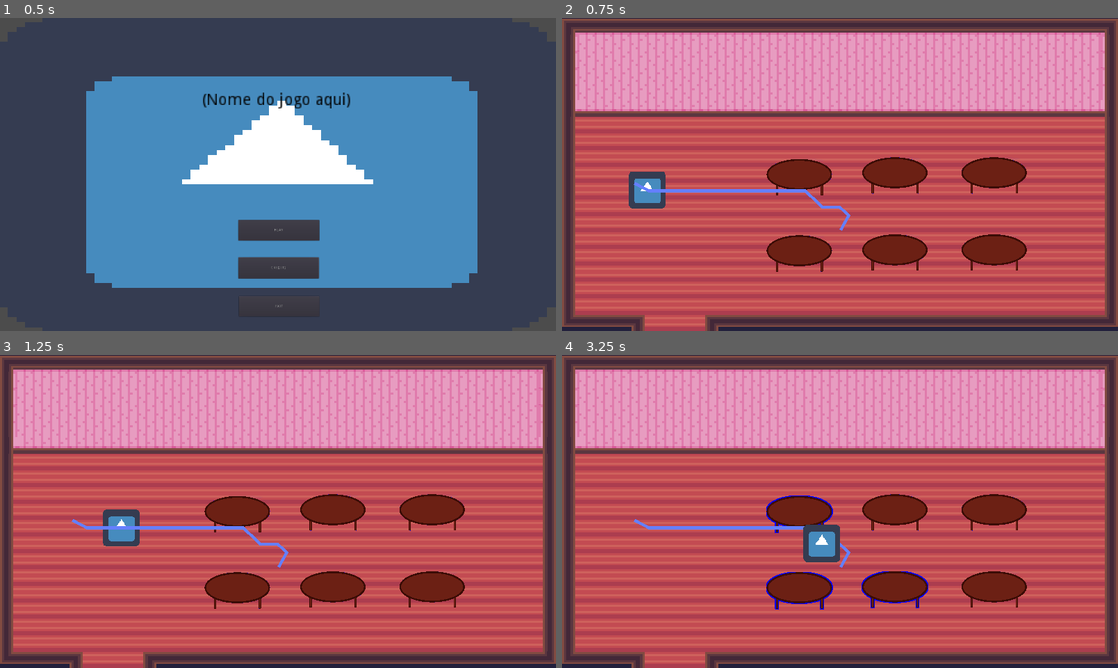
Above: before the commit, frames 1-4 (two rows, left to right).
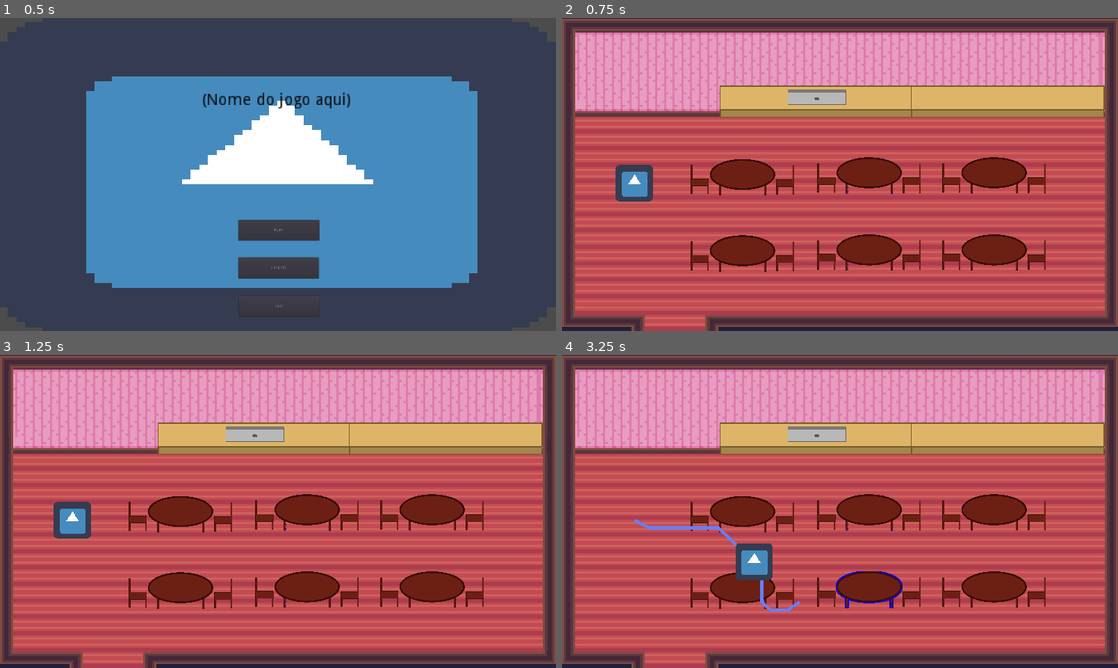
Above: after the commit, the same moments.

Repository: GamuxUnicamp/HLG-Jam-2
Game: Godot game, scene res://scenes/Main_Menu.tscn
The game is run twice, just before and just after one commit, with the same random seed, the same clock (stepped at 60 frames per second) and the same inputs. The engine's default icon, where the game draws it, is replaced by a stand-in: a white triangle on a blue panel in a dark square.
Inputs (mouse positions are in pixels of both pictures, inside the frame that each line leads up to):
- Up to frame 1 (0.5 s): no input
- Up to frame 2 (0.75 s): click "PLAY" at 0.5 s
- Up to frame 3 (1.25 s): no input
- Up to frame 4 (3.25 s): move the mouse to (801, 589) at 1.27 s; click (801, 589) at 1.35 s; move the mouse to (801, 514) at 2.02 s; click (801, 514) at 2.1 s; move the mouse to (895, 589) at 2.77 s; click (895, 589) at 2.85 s

Frame 1 is identical in both runs. In frame 2, 15% of the frame differs, in the area x 9-98%, y 21-82%; in frame 3, 15%; in frame 4, 15%, in the area x 23-98%, y 21-82%.

Commit message:
Customer behavior finished

Diff:
--- /dev/null
+++ b/scenes/Countertop.tscn
@@ -0,0 +1,16 @@
+[gd_scene load_steps=3 format=2]
+
+[ext_resource path="res://resource/balcao-simples.png" type="Texture" id=1]
+
+[sub_resource type="RectangleShape2D" id=1]
+extents = Vector2( 550, 90 )
+
+[node name="Countertop" type="Area2D"]
+scale = Vector2( 0.6, 0.6 )
+
+[node name="Collision" type="CollisionShape2D" parent="."]
+shape = SubResource( 1 )
+
+[node name="Sprite" type="Sprite" parent="."]
+scale = Vector2( 0.25, 0.25 )
+texture = ExtResource( 1 )
--- a/scenes/Restaurant.tscn
+++ b/scenes/Restaurant.tscn
@@ -1,17 +1,20 @@
-[gd_scene load_steps=8 format=2]
+[gd_scene load_steps=10 format=2]
 
 [ext_resource path="res://scripts/Restaurant.gd" type="Script" id=1]
 [ext_resource path="res://Tileset.tres" type="TileSet" id=2]
 [ext_resource path="res://scenes/Player.tscn" type="PackedScene" id=3]
-[ext_resource path="res://scripts/Tables.gd" type="Script" id=4]
-[ext_resource path="res://scenes/Table.tscn" type="PackedScene" id=5]
-[ext_resource path="res://scripts/Customers.gd" type="Script" id=6]
-[ext_resource path="res://resource/copycat(by syncopika).ogg" type="AudioStream" id=7]
+[ext_resource path="res://scenes/Sink.tscn" type="PackedScene" id=4]
+[ext_resource path="res://scenes/Countertop.tscn" type="PackedScene" id=5]
+[ext_resource path="res://scripts/Tables.gd" type="Script" id=6]
+[ext_resource path="res://scenes/Table.tscn" type="PackedScene" id=7]
+[ext_resource path="res://scripts/Customers.gd" type="Script" id=8]
+[ext_resource path="res://resource/copycat(by syncopika).ogg" type="AudioStream" id=9]
 
 [node name="Restaurant" type="Node2D"]
 script = ExtResource( 1 )
 
 [node name="Navigation" type="Navigation2D" parent="."]
+editor/display_folded = true
 
 [node name="TileMap" type="TileMap" parent="Navigation"]
 scale = Vector2( 1.875, 1.775 )
@@ -23,41 +26,41 @@
 [node name="Player" parent="." instance=ExtResource( 3 )]
 position = Vector2( 250, 570 )
 
+[node name="Sink" parent="." instance=ExtResource( 4 )]
+position = Vector2( 880, 290 )
+
+[node name="Countertop" parent="." instance=ExtResource( 5 )]
+position = Vector2( 1540, 290 )
+
 [node name="Tables" type="Node2D" parent="."]
-script = ExtResource( 4 )
+script = ExtResource( 6 )
 
-[node name="Table_1" parent="Tables" instance=ExtResource( 5 )]
-position = Vector2( 820, 813.096 )
-scale = Vector2( 0.6, 0.6 )
+[node name="Table_1" parent="Tables" instance=ExtResource( 7 )]
+position = Vector2( 624, 813.096 )
 
-[node name="Table_2" parent="Tables" instance=ExtResource( 5 )]
-position = Vector2( 820, 550 )
-scale = Vector2( 0.6, 0.6 )
+[node name="Table_2" parent="Tables" instance=ExtResource( 7 )]
+position = Vector2( 624, 550 )
 
-[node name="Table_3" parent="Tables" instance=ExtResource( 5 )]
-position = Vector2( 1150, 810 )
-scale = Vector2( 0.6, 0.6 )
+[node name="Table_3" parent="Tables" instance=ExtResource( 7 )]
+position = Vector2( 1061, 810 )
 
-[node name="Table_4" parent="Tables" instance=ExtResource( 5 )]
-position = Vector2( 1150, 544.064 )
-scale = Vector2( 0.6, 0.6 )
+[node name="Table_4" parent="Tables" instance=ExtResource( 7 )]
+position = Vector2( 1061, 544.064 )
 
-[node name="Table_5" parent="Tables" instance=ExtResource( 5 )]
+[node name="Table_5" parent="Tables" instance=ExtResource( 7 )]
 position = Vector2( 1492.7, 810 )
-scale = Vector2( 0.6, 0.6 )
 
-[node name="Table_6" parent="Tables" instance=ExtResource( 5 )]
+[node name="Table_6" parent="Tables" instance=ExtResource( 7 )]
 position = Vector2( 1492.7, 544.063 )
-scale = Vector2( 0.6, 0.6 )
 
 [node name="Path" type="Line2D" parent="."]
 texture_mode = 91
 
 [node name="Customers" type="Node2D" parent="."]
-script = ExtResource( 6 )
+script = ExtResource( 8 )
 
 [node name="AudioStreamPlayer" type="AudioStreamPlayer" parent="."]
-stream = ExtResource( 7 )
+stream = ExtResource( 9 )
 volume_db = -5.0
 autoplay = true
 mix_target = 1
--- /dev/null
+++ b/scenes/Sink.tscn
@@ -0,0 +1,16 @@
+[gd_scene load_steps=3 format=2]
+
+[ext_resource path="res://resource/balcao-com-pia.png" type="Texture" id=1]
+
+[sub_resource type="RectangleShape2D" id=1]
+extents = Vector2( 560, 100 )
+
+[node name="Sink" type="Area2D"]
+scale = Vector2( 0.6, 0.6 )
+
+[node name="Collision" type="CollisionShape2D" parent="."]
+shape = SubResource( 1 )
+
+[node name="Sprite" type="Sprite" parent="."]
+scale = Vector2( 0.25, 0.25 )
+texture = ExtResource( 1 )
--- a/scenes/Table.tscn
+++ b/scenes/Table.tscn
@@ -1,11 +1,12 @@
-[gd_scene load_steps=7 format=2]
+[gd_scene load_steps=8 format=2]
 
 [ext_resource path="res://scripts/Table.gd" type="Script" id=1]
 [ext_resource path="res://resource/mesa.png" type="Texture" id=2]
 [ext_resource path="res://scripts/duplicate_material.gd" type="Script" id=3]
+[ext_resource path="res://resource/cadeiras.png" type="Texture" id=4]
 
 [sub_resource type="RectangleShape2D" id=1]
-extents = Vector2( 176.28, 95.2328 )
+extents = Vector2( 188.681, 104.079 )
 
 [sub_resource type="Shader" id=2]
 resource_local_to_scene = true
@@ -43,7 +44,7 @@
 [node name="Table" type="Area2D" groups=[
 "table",
 ]]
-scale = Vector2( 2.5, 2.5 )
+scale = Vector2( 0.6, 0.6 )
 script = ExtResource( 1 )
 
 [node name="Collision" type="CollisionShape2D" parent="."]
@@ -54,3 +55,14 @@
 scale = Vector2( 0.25, 0.25 )
 texture = ExtResource( 2 )
 script = ExtResource( 3 )
+
+[node name="Chair" type="Sprite" parent="."]
+position = Vector2( 244.959, 16.7018 )
+scale = Vector2( 0.25, 0.25 )
+texture = ExtResource( 4 )
+
+[node name="Chair2" type="Sprite" parent="."]
+position = Vector2( -247.743, 13.9182 )
+scale = Vector2( 0.25, 0.25 )
+texture = ExtResource( 4 )
+flip_h = true
--- a/scripts/Customer.gd
+++ b/scripts/Customer.gd
@@ -3,7 +3,7 @@
 
 extends Node2D
 
-enum {WAITING_IN_LINE, WAITING_MENU, DECIDING_FOOD, WAITING_FOOD, EATING, LEAVING}
+enum {WAITING_IN_LINE, GOING_TO_TABLE, WAITING_MENU, DECIDING_FOOD, WAITING_TO_ORDER, WAITING_FOOD, EATING, LEAVING}
 
 export var speed:float = 150
 var path := PoolVector2Array() setget set_path
@@ -16,6 +16,7 @@
 var table:Area2D
 
 var status:int = WAITING_IN_LINE
+var desired_food:int
 
 func _ready() -> void:
 	patience_bar.max_value = patience
@@ -27,46 +28,60 @@
 		var move_distance:float = speed * delta
 		move_along_path(move_distance)
 
-	if status == WAITING_MENU:
-		patience_bar.show()
-		patience -= delta
-		patience_bar.value = patience
-		if patience < 0:
-			leave()
-		elif patience < 2:
-			infuriate()
+	match status:
+		WAITING_MENU:
+			patience -= delta
+			patience_bar.value = patience
+			if patience < 0:
+				leave()
+			elif patience < 2:
+				infuriate()
 
-	elif status == DECIDING_FOOD:
-		patience_bar.hide()
-		patience -= delta
-		if patience <0:
-			status = WAITING_FOOD
-			patience_bar.show()
+		DECIDING_FOOD:
+			patience -= delta
+			if patience < 0:
+				status = WAITING_TO_ORDER
+				patience = Global.patience
+				patience_bar.show()
 
-	elif status == EATING:
-		patience_bar.hide()
-		patience -= delta
-		if patience <0:
-			leave()
+		WAITING_TO_ORDER:
+			patience -= delta
+			patience_bar.value = patience
+			if patience < 0:
+				leave()
+			elif patience < 2:
+				infuriate()
 
-	elif status == LEAVING:
-		if position.y > get_viewport_rect().size.y+64:
-			queue_free()
+		WAITING_FOOD:
+			patience -= delta
+			patience_bar.value = patience
+			if patience < 0:
+				leave()
+			elif patience < 2:
+				infuriate()
+
+		EATING:
+			patience -= delta
+			if patience < 0:
+				table.dirty = true
+				table.money = 10
+				get_parent().get_parent().happy_customers += 1
+				leave()
+
+		LEAVING:
+			if position.y > get_viewport_rect().size.y+64:
+				queue_free()
 
 func infuriate() -> void:
-	if angry:
-		return
+	if angry: return
 	angry = true
 
 func leave() -> void:
-	if status == LEAVING:
-		return
-	patience_bar.hide()
+	if status == LEAVING: return
+
 	status = LEAVING
 	table.customer = null
 	table = null
-	if not angry:
-		Global.player_money+=10
 
 func move_along_path(distance:float) -> void:
 	var start_point:Vector2 = position
@@ -79,6 +94,7 @@
 			position = path[0]
 			isMoving = false
 			status = WAITING_MENU
+			patience_bar.show()
 			break
 		distance -= distance_to_next
 		start_point = path[0]
@@ -90,9 +106,18 @@
 	if value.size() == 0: return
 
 func receive_waiter() -> void:
-	if status == WAITING_MENU:
-		patience = Global.patience
-		status = DECIDING_FOOD
-	elif status == WAITING_FOOD:
-		patience = Global.patience
-		status = EATING
+	match status:
+		WAITING_MENU:
+			patience_bar.hide()
+			patience = rand_range(5, Global.patience)
+			status = DECIDING_FOOD
+
+		WAITING_TO_ORDER:
+			desired_food = rand_range(0,1)
+			status = WAITING_FOOD
+			patience = Global.patience
+			patience_bar.show()
+
+		WAITING_FOOD:
+			patience_bar.hide()
+			status = EATING
--- a/scripts/Restaurant.gd
+++ b/scripts/Restaurant.gd
@@ -14,6 +14,12 @@
 var summary_node:PackedScene = preload('res://scenes/Summary.tscn')
 
 var time = 0
+var happy_customers = 0
+
+func _ready() -> void:
+	set_process(false)
+	yield(get_tree().create_timer(0.2), 'timeout')
+	set_process(true)
 
 # _unhandled_input ignores user interface events
 func _process(delta:float) -> void:
@@ -49,6 +55,7 @@
 			if table != null:
 				customers.line = false
 				customer.isMoving = true
+				customer.status = customer.GOING_TO_TABLE
 				customer.table = table
 				table.customer = customer
 				customer.path = navigation.get_simple_path(customer.global_position, table.global_position, false)
@@ -67,7 +74,7 @@
 	set_process(false)
 
 	var summary = summary_node.instance()
-	summary.initialize(player.profit, customers.count, 0)
+	summary.initialize(player.profit, customers.count, happy_customers)
 	add_child(summary)
 
 	player.hide()
--- a/scripts/Table.gd
+++ b/scripts/Table.gd
@@ -5,6 +5,8 @@
 var mouse_over:bool = false
 
 var customer:Area2D
+var dirty:bool = false
+var money:int
 
 func _ready():
 	set_process(false)
@@ -25,8 +27,13 @@
 	if player.interactions.size() > 0 and player.interactions[0] == self:
 		player.interactions.pop_front()
 		get_node("Sprite").material.set_shader_param("width", 0)
-		if self.customer:
-			self.customer.receive_waiter()
+		if customer:
+			customer.receive_waiter()
+		elif dirty:
+			dirty = false
+			Global.player_money += money
+			player.profit += money
+			money = 0
 
 func _on_mouse_enter():
 	set_process(true)
Binary file removed: resource/981cda02051b675.png
Not shown, removed: resource/981cda02051b675.png.import
